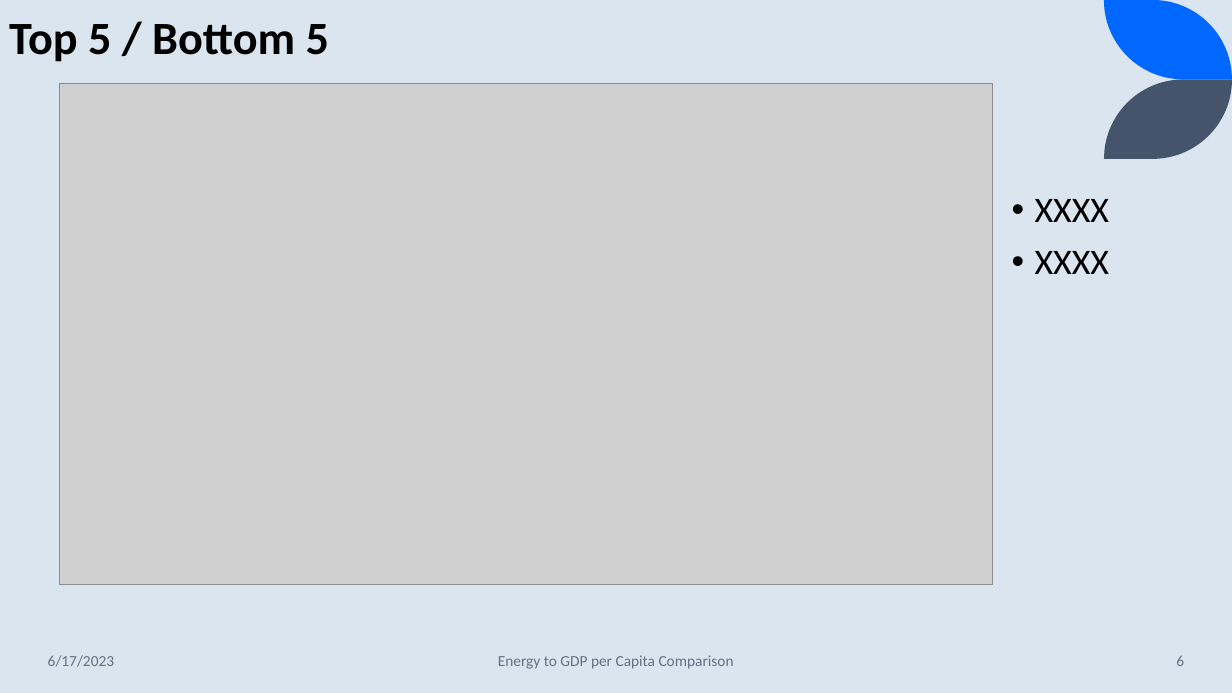
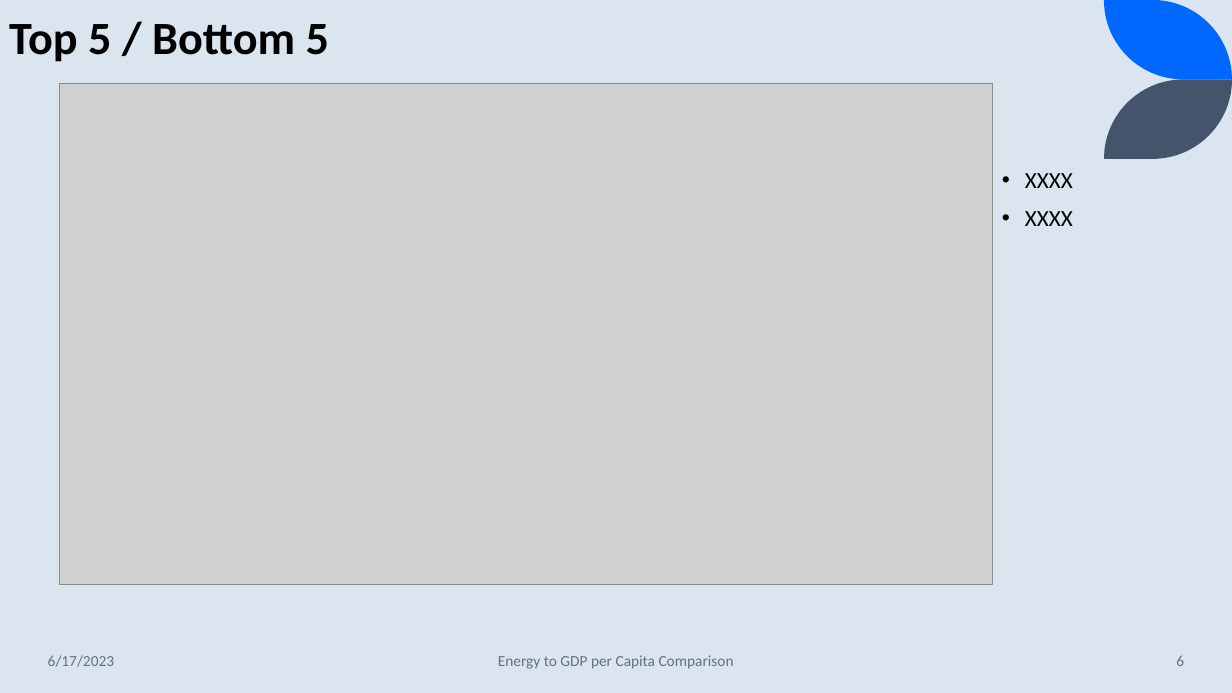
Before and after one commit to lawrence-haggerty/haggerty_energy_gdp_capstone, a slide deck: slide 6 of presentation/haggerty_energy_gdp_1.pptx. Drawn at 1232x693 pixels with LibreOffice and Linux fonts; fonts in the diff are those of the drawing; grey boxes stand for pictures. Boxes give left, top, right and bottom in pixels: in the first picture for what was removed or moved away, otherwise in the second. Text is boxed around its words. In the diff, an @@ line names an element or a change of style, - is before the commit and + after.

Commit message:
working draft

```diff
--- a/presentation/haggerty_energy_gdp_1.pptx
+++ b/presentation/haggerty_energy_gdp_1.pptx
@@ text "XXXX": place and size @@
-text "XXXX" at box(1035, 199, 1109, 274)
+text "XXXX" at box(1025, 173, 1073, 226)
@@ text "XXXX" at box(1025, 173, 1073, 226): size 28 to 18 pt @@
```
Also in this commit, not shown: 3 other slides changed.
